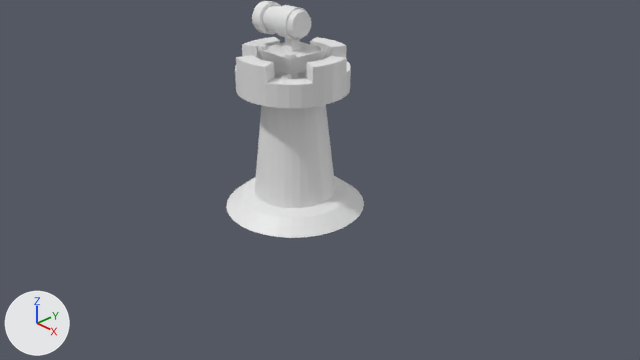
Renders of the Blender file Assets/Models/torre.blend from each side of a commit.
Rendered twice from the file's camera 'Camera'. Arrows for +X, +Y and +Z are at lower left; the lights stay in place. Materials are left out; every surface is plain grey.
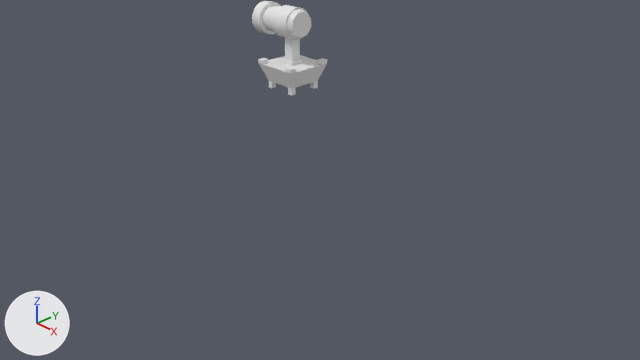
The newer file is also turned or shifted as a whole; pictures and numbers use the older file's frame.

What changed in the scene script:
```text
Change me_sphere:
    used by ob_sphere; location = (0.0, 0.0, 2.42); scale = (0.294, 0.294, 0.294)
    remove me_sphere.from_pydata(...)  # 96 vertices, 94 faces; spans x -1.2..1.22, y -1.21..1.21, z -1.7..1.34
    add me_sphere.from_pydata(...)  # 100 vertices, 98 faces; spans x -1.2..1.22, y -1.21..1.21, z -1.58..1.32
    me_sphere part 1: the whole mesh is rebuilt
Remove ob_circle:
    ob_circle = bpy.data.objects.new('Circle', me_circle)
    ob_circle.location = (0.0, 0.0, 1.99)
```

Changed parts and their boxes [x1, y1, x2, y2] in the pictures (640 x 360 px):
'Circle', deleted
    before: [226, 37, 364, 238]
'Sphere', reshaped
    before: [258, 37, 327, 79]
    after: [258, 37, 327, 96]
